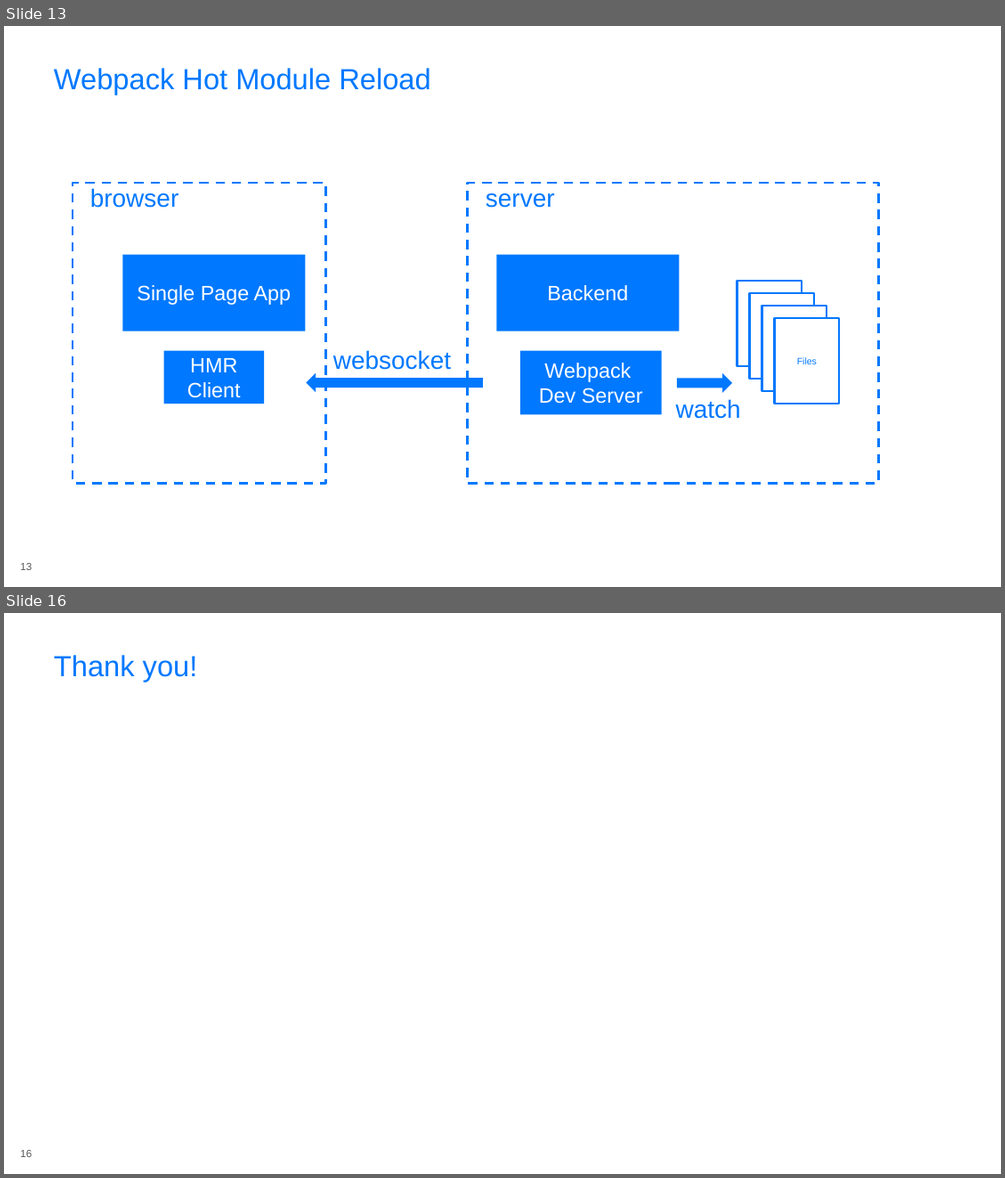
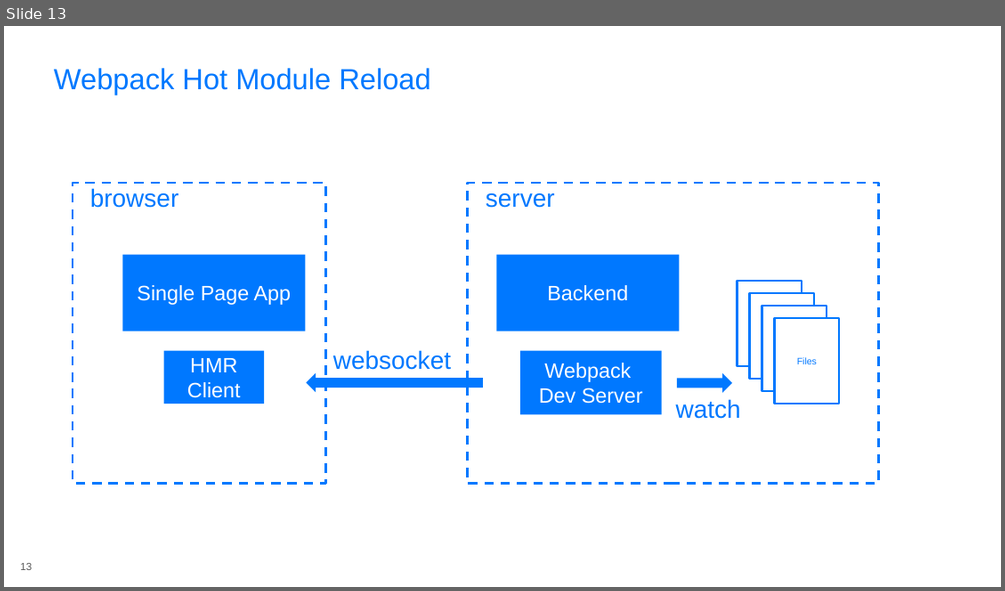
Before and after one commit to rasmuskl/react-webpack-typescript, a slide deck: _notes/Presentation.pptx. Shown one above the other, each under a label of ours: slides 13 and 16 before the commit, slide 13 after it; the slides between them are not shown. The pictures are 1005x1178 and 1005x591 pixels, drawn with LibreOffice and Linux fonts; fonts in the diff are those of the drawing; background and template pictures are left out. Boxes give left, top, right and bottom in pixels: in the first picture for what was removed or moved away, otherwise in the second. Text is boxed around its words. In the diff, an @@ line names an element or a change of style, - is before the commit and + after.

```diff
--- a/_notes/Presentation.pptx
+++ b/_notes/Presentation.pptx
@@ slide 16 removed at (4,613,1001,1174), background #FFFFFF @@
@@ title removed at (54,655,198,682) @@
-Thank you!
@@ page number removed at (20,1150,32,1157) @@
-16
```
Also in this commit, not shown: 3 slides changed, 1 slide added, 1 other slide removed, 1 other file.
